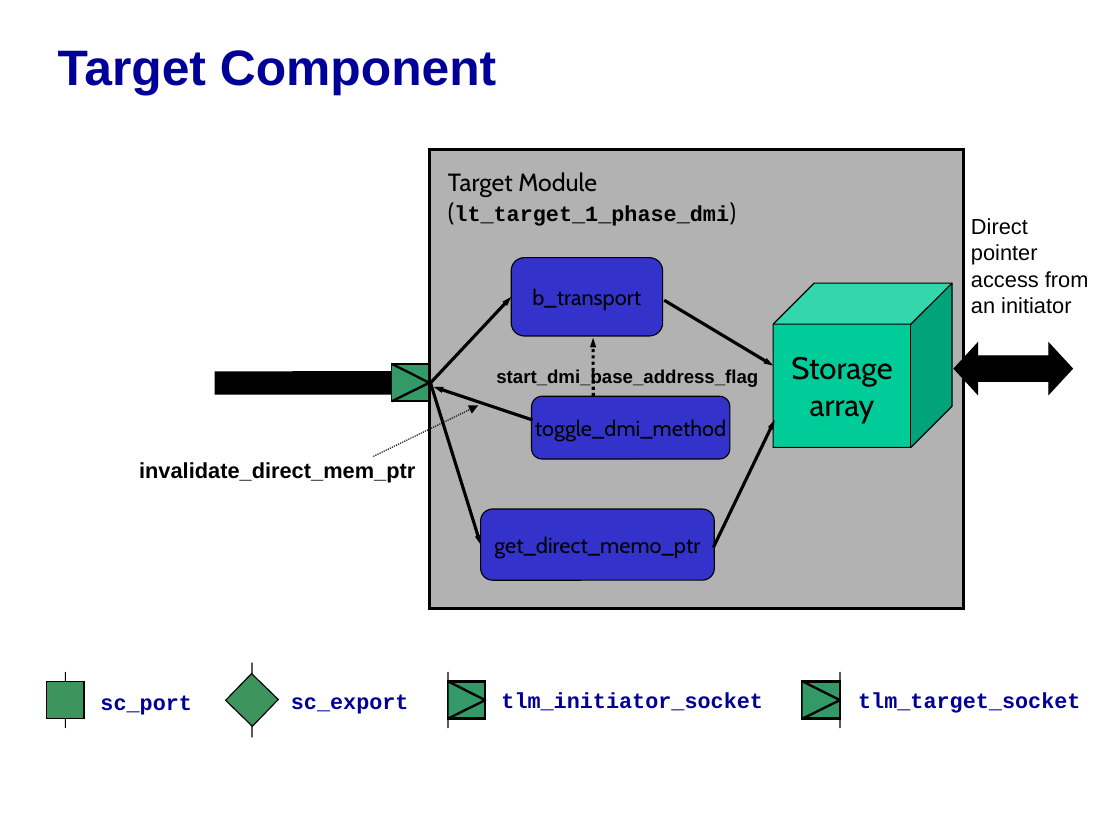
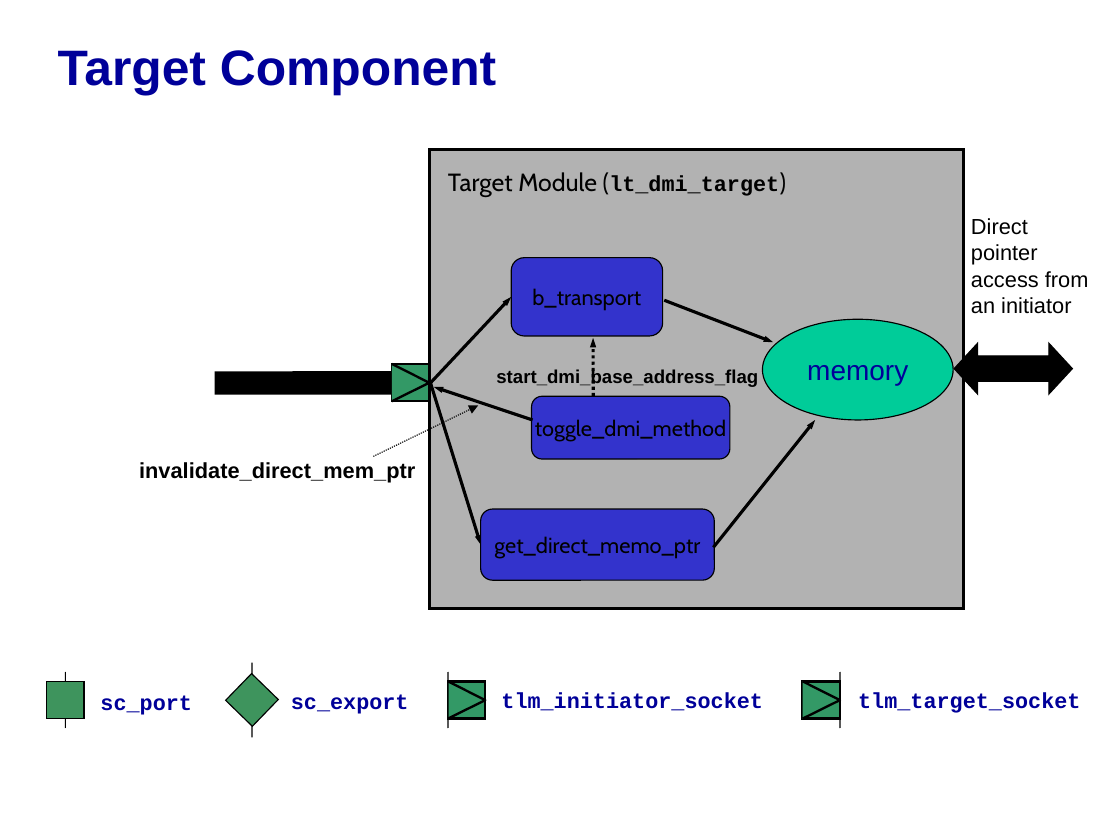
Before and after one commit to accellera-official/systemc, a slide deck: slide 9 of examples/tlm/lt_dmi/docs/lt_dmi_example.ppt (slide 13 before the commit). Drawn at 1120x840 pixels with LibreOffice and Linux fonts; fonts in the diff are those of the drawing; background and template pictures are left out. Boxes give left, top, right and bottom in pixels: in the first picture for what was removed or moved away, otherwise in the second. Text is boxed around its words. In the diff, an @@ line names an element or a change of style, - is before the commit and + after.

```diff
--- a/examples/tlm/lt_dmi/docs/lt_dmi_example.ppt
+++ b/examples/tlm/lt_dmi/docs/lt_dmi_example.ppt
@@ text at (448,172,779,196): text changed; size 14 to 16 pt; font Courier New to Cabin; bold off @@
-Target Module (lt_target_1_phase_dmi)
+Target Module (lt_dmi_target)
@@ cube removed at (773,283,952,448) @@
-Storage
-array
@@ arrow moved from (664, 300) - (773, 365) to (664, 300) - (773, 343) @@
@@ ellipse added at (763,319,953,420), fill #00CC99, outline #000000 0.74 pt, 18 pt, text #000099 @@
+memory
@@ arrow moved from (713, 548) - (775, 420) to (713, 548) - (815, 420) @@
```
Also in this commit, not shown: 5 other slides changed, 7 slides removed.
